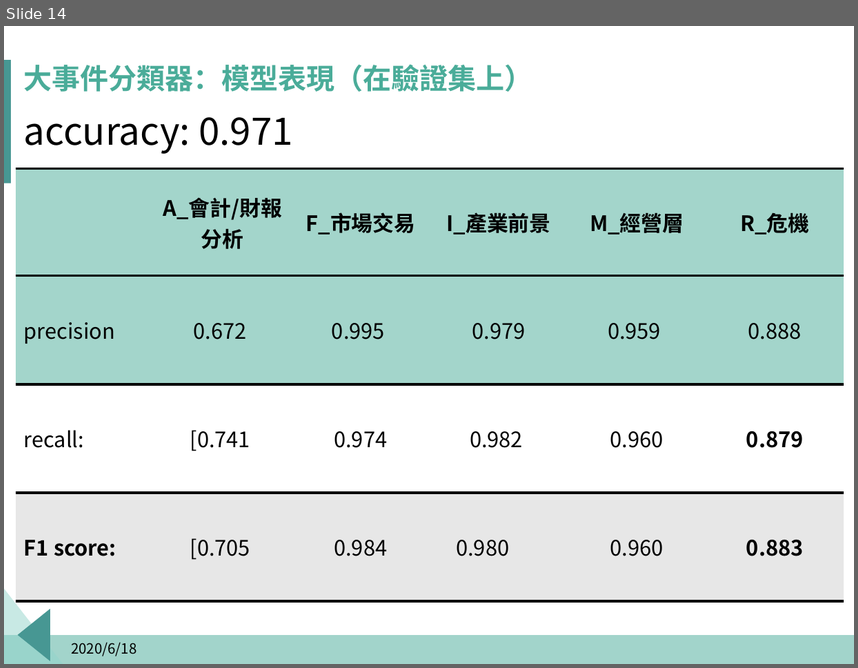
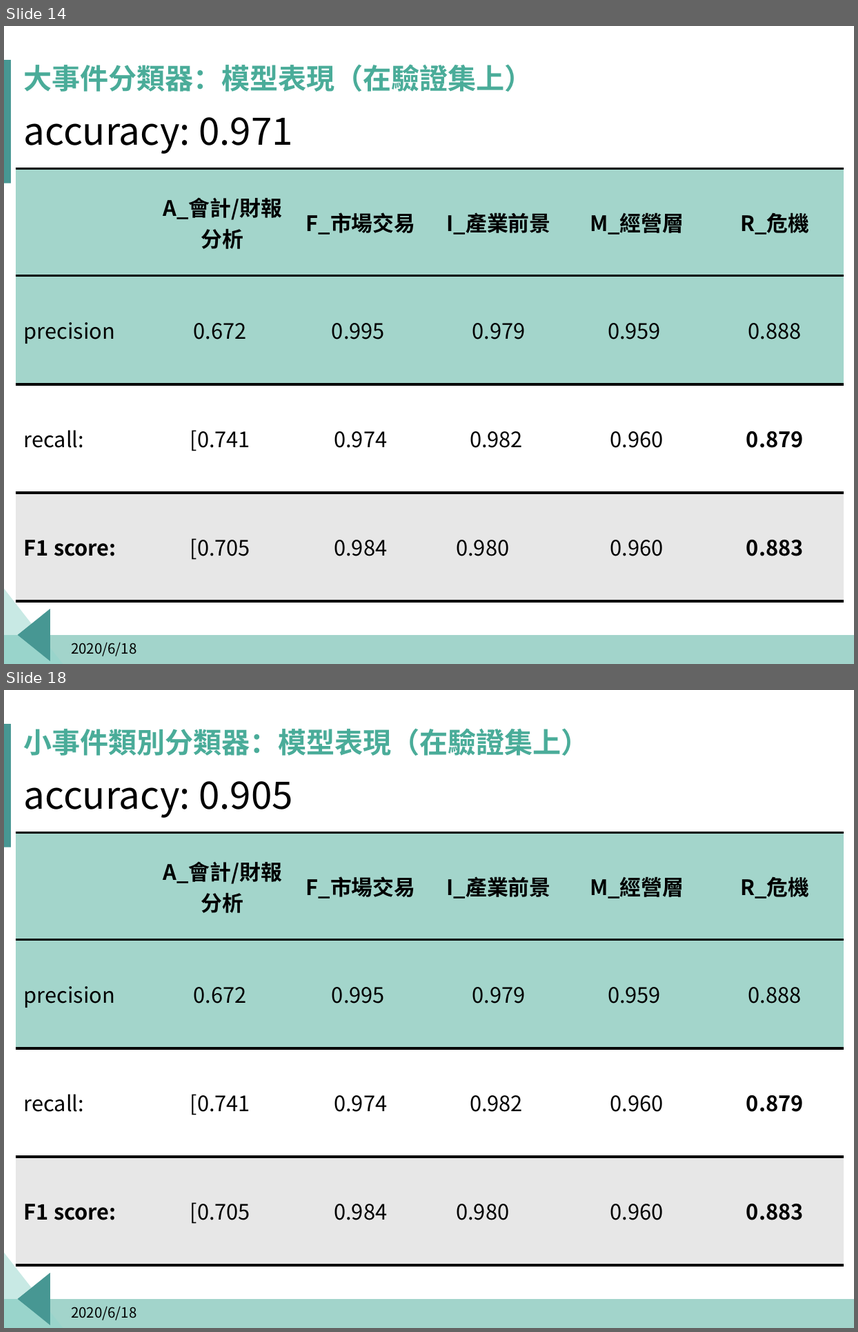
Before and after one commit to p314008dsa/Text-mining, a slide deck: Fintech.pptx. Shown one above the other, each under a label of ours: slide 14 before the commit, slides 14 and 18 after it; the slides between them are not shown. The pictures are 858x668 and 858x1332 pixels, drawn with LibreOffice and Linux fonts; fonts in the diff are those of the drawing; background and template pictures are left out. Boxes give left, top, right and bottom in pixels: in the first picture for what was removed or moved away, otherwise in the second. Text is boxed around its words. In the diff, an @@ line names an element or a change of style, - is before the commit and + after.

```diff
--- a/Fintech.pptx
+++ b/Fintech.pptx
@@ slide 18 added at [4, 690, 854, 1328], background #FFFFFF; not listed: 4 template elements that a slide beside it also shows @@
@@ title added at [24, 728, 590, 756], 24 pt, text #4AAC99, bold @@
+小事件類別分類器：模型表現（在驗證集上）
@@ text added at [24, 781, 293, 818], 32 pt, text #000000 @@
+accuracy: 0.905
@@ table added at [15, 833, 842, 1265], 4 rows, 6 columns @@
+ | A_會計/財報分析 | F_市場交易 | I_產業前景 | M_經營層 | R_危機
+precision | 0.672 | 0.995 | 0.979 | 0.959 | 0.888
+recall: | [0.741 | 0.974 | 0.982 | 0.960 | 0.879
+F1 score: | [0.705 | 0.984 | 0.980 | 0.960 | 0.883
@@ text added at [71, 1305, 137, 1320], 12 pt, text #000000 @@
+2020/6/18
```
Also in this commit, not shown: 3 other slides added.
